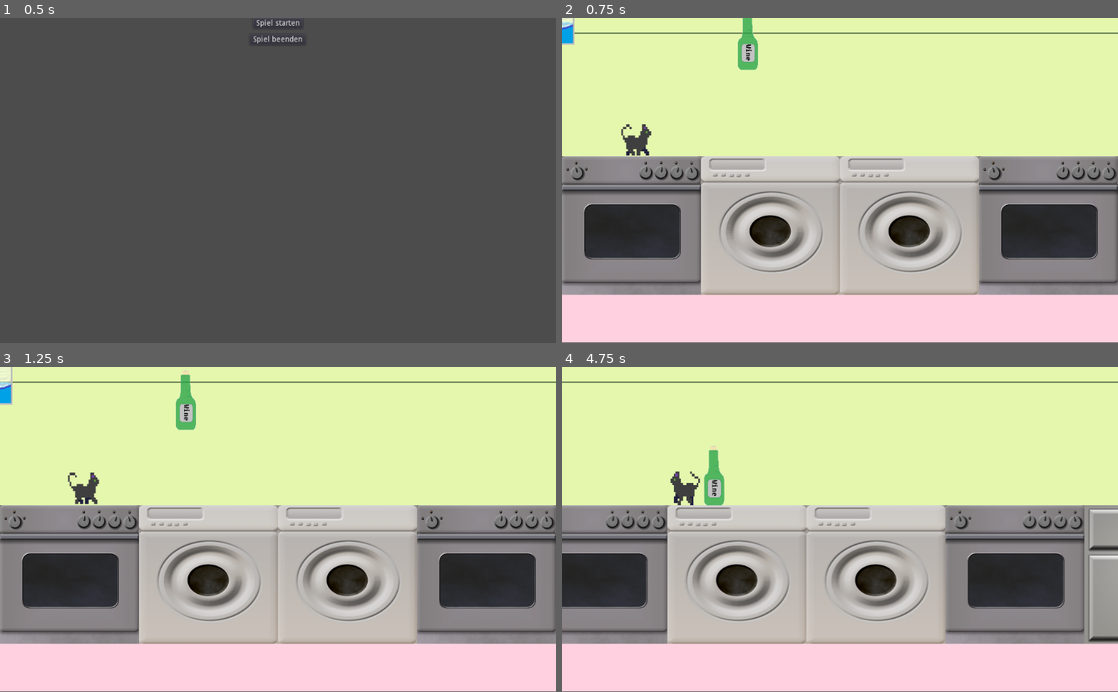
Above: before the commit, frames 1-4 (two rows, left to right).
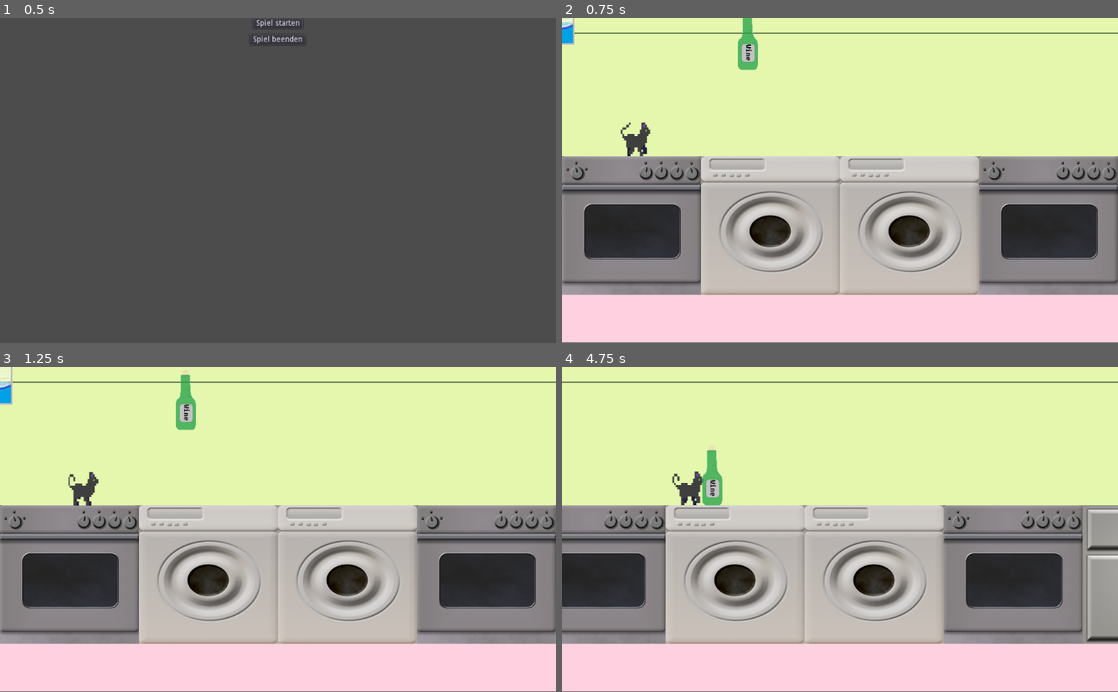
Above: after the commit, the same moments.

Repository: winnerbyhabit/bifigamejam18
Game: Godot game, scene res://Menu.tscn
The game is run twice, just before and just after one commit, with the same random seed, the same clock (stepped at 60 frames per second) and the same inputs.
Inputs:
- Up to frame 1 (0.5 s): no input
- Up to frame 2 (0.75 s): click "Spiel starten" at 0.5 s
- Up to frame 3 (1.25 s): no input
- Up to frame 4 (4.75 s): hold Right (player_right) 1.28-2.03 s; hold Space (player_hit) 1.28-2.03 s; hold Left (player_left) 2.03-2.78 s; tap Space (player_hit) at 2.1, 3.6 s; hold Space (player_hit) 2.78-3.53 s; hold Right (player_right) 2.78-4.28 s; hold Left (player_left) from 4.28 s (still down); hold Space (player_hit) from 4.28 s (still down)

Frame 1 is identical in both runs. In frame 2, 0.2% of the frame differs, in the area x 10-17%, y 32-43%; in frame 3, 0.2%; in frame 4, 3.0%, in the area x 7-96%, y 24-86%.

Commit message:
katze kollidiert nicht mehr mit bottle

Diff:
--- a/BossLevel.tscn
+++ b/BossLevel.tscn
@@ -6,7 +6,7 @@
 [ext_resource path="res://Tileset.tres" type="TileSet" id=4]
 [ext_resource path="res://TileMap.gd" type="Script" id=5]
 
-[node name="BossLevel" type="Node"]
+[node name="BossLevel" type="Node" index="0"]
 
 script = ExtResource( 1 )
 level_boundarys = Vector2( -5, 5 )
@@ -51,7 +51,9 @@
 editor_draw_limits = false
 editor_draw_drag_margin = false
 
-[node name="TileMap" type="TileMap" parent="." index="2"]
+[node name="TileMap" type="TileMap" parent="." index="2" groups=[
+"wall",
+]]
 
 mode = 0
 tile_set = ExtResource( 4 )
--- a/Bottle.tscn
+++ b/Bottle.tscn
@@ -7,7 +7,9 @@
 custom_solver_bias = 0.0
 extents = Vector2( 10, 11 )
 
-[node name="Bottle" type="RigidBody2D" index="0"]
+[node name="Bottle" type="RigidBody2D" groups=[
+"bottle",
+]]
 
 input_pickable = false
 collision_layer = 1
@@ -27,6 +29,7 @@
 linear_damp = -1.0
 angular_velocity = 0.0
 angular_damp = -1.0
+_sections_unfolded = [ "Collision" ]
 
 [node name="Bottle" type="Sprite" parent="." index="0"]
 
--- a/Glass.tscn
+++ b/Glass.tscn
@@ -7,7 +7,9 @@
 custom_solver_bias = 0.0
 extents = Vector2( 11, 11 )
 
-[node name="Glass" type="RigidBody2D" index="0"]
+[node name="Glass" type="RigidBody2D" groups=[
+"bottle",
+]]
 
 input_pickable = false
 collision_layer = 1
@@ -27,6 +29,7 @@
 linear_damp = -1.0
 angular_velocity = 0.0
 angular_damp = -1.0
+_sections_unfolded = [ "Collision" ]
 
 [node name="Glass" type="Sprite" parent="." index="0"]
 
--- a/Level.tscn
+++ b/Level.tscn
@@ -10,7 +10,7 @@
 [ext_resource path="res://Glass.tscn" type="PackedScene" id=8]
 [ext_resource path="res://Bottle.tscn" type="PackedScene" id=9]
 
-[node name="Level" type="Node" index="0"]
+[node name="Level" type="Node"]
 
 script = ExtResource( 1 )
 
--- a/Player.tscn
+++ b/Player.tscn
@@ -29,7 +29,7 @@
 custom_solver_bias = 0.0
 extents = Vector2( 10, 10 )
 
-[node name="Player" type="Node2D" index="0"]
+[node name="Player" type="Node2D"]
 
 position = Vector2( 32.133, 34.349 )
 script = ExtResource( 1 )
@@ -40,7 +40,7 @@
 
 frames = SubResource( 1 )
 animation = "running"
-frame = 1
+frame = 3
 playing = true
 _sections_unfolded = [ "Transform" ]
 
@@ -53,6 +53,7 @@
 angular_damp = 1.0
 audio_bus_override = false
 audio_bus_name = "Master"
+_sections_unfolded = [ "Collision" ]
 
 [node name="CollisionShape2D" type="CollisionShape2D" parent="Area2D" index="0"]
 
--- a/move_player.gd
+++ b/move_player.gd
@@ -42,6 +42,7 @@
 
 
 func _on_wall_collision( body ):
-	#turn on wall collision
-	direction *= -1
-	$AnimatedSprite.flip_h = not $AnimatedSprite.flip_h
+	if body.is_in_group("wall"):
+		#turn on wall collision
+		direction *= -1
+		$AnimatedSprite.flip_h = not $AnimatedSprite.flip_h
